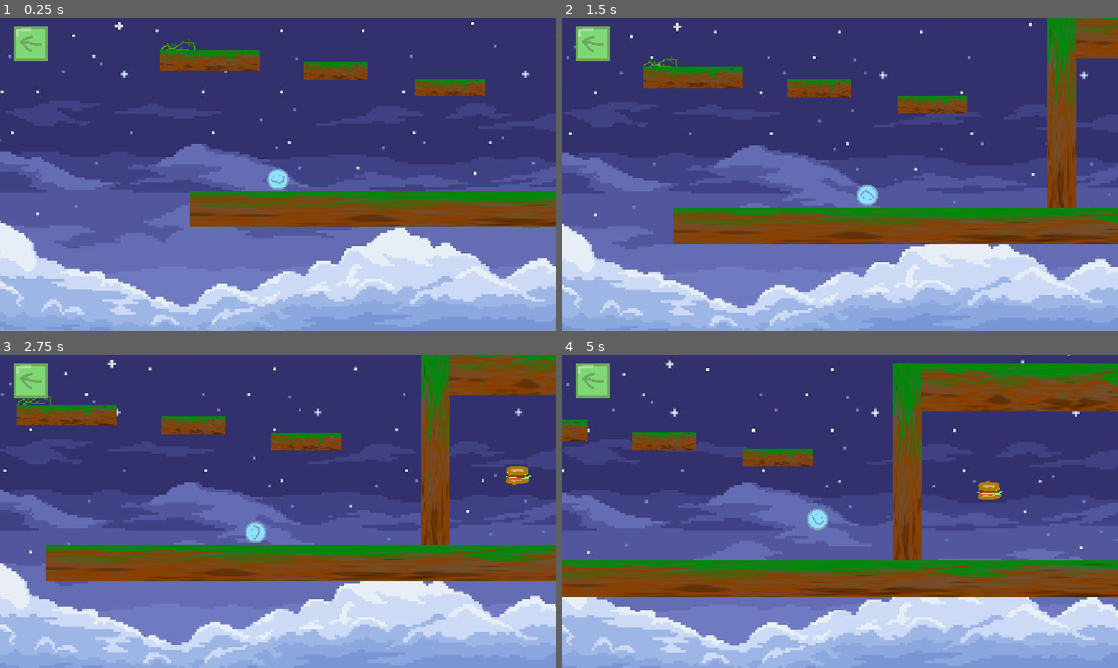
Above: before the commit, frames 1-4 (two rows, left to right).
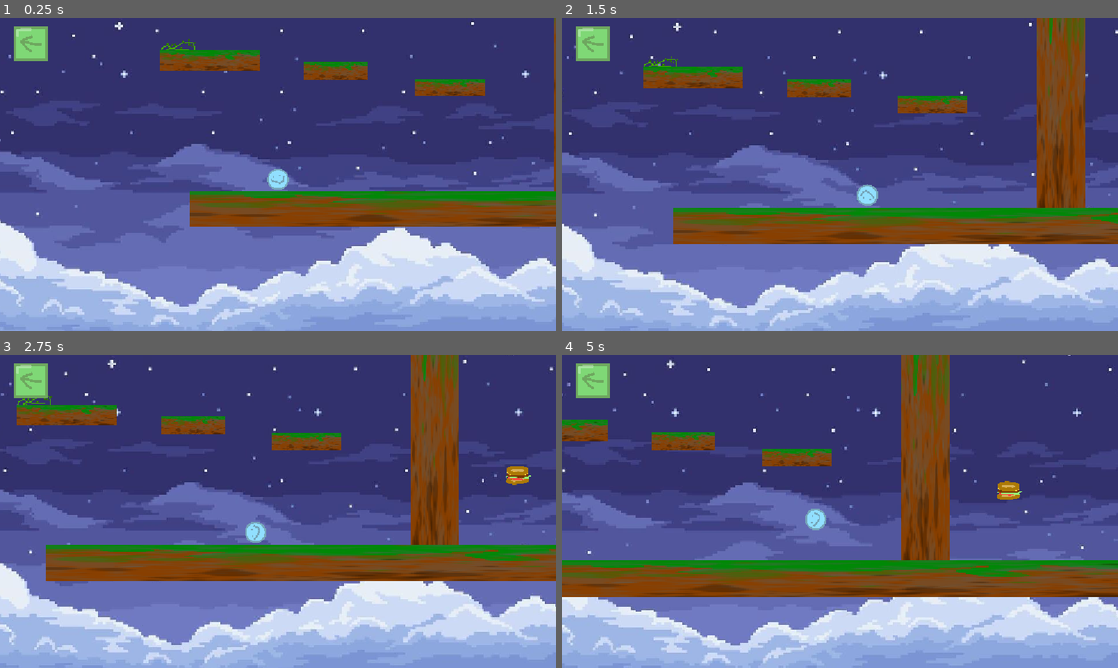
Above: after the commit, the same moments.

Repository: Guyiy1324/Jumpe-r-r-r-r-r-r-r-r
Game: Godot game, scene res://Scenes/map.tscn
Two runs of this game, one before a commit and one after it. Both use one fixed random seed, a clock stepped at 60 frames per second and the inputs below. This scene is started directly instead of the project's main scene.
Inputs (mouse positions are in pixels of both pictures, inside the frame that each line leads up to):
- Up to frame 1 (0.25 s): no input
- Up to frame 2 (1.5 s): move the mouse to (962, 158) at 0.52 s; hold Right (ui_right) from 0.53 s (still down); tap Space (Jump) at 0.6, 0.77, 1.07, 1.35 s; move the mouse to (728, 190) at 1.27 s
- Up to frame 3 (2.75 s): tap Space (Jump) at 1.52, 1.82, 2.1 s; move the mouse to (333, 442) at 2.02 s; release Right (ui_right) at 2.03 s; hold Left (ui_left) from 2.03 s (still down)
- Up to frame 4 (5 s): move the mouse to (812, 574) at 2.77 s; release Left (ui_left) at 2.78 s; hold Right (ui_right) 2.78-4.28 s; tap Space (Jump) at 2.85, 3.02, 3.32, 3.6, 3.77, 4.07, 4.35, 4.52, 4.82 s; move the mouse to (1006, 558) at 3.52 s; move the mouse to (673, 464) at 4.27 s; hold Left (ui_left) from 4.28 s (still down)

The runs differ from the first frame. In frame 1, 0.2% of the frame differs, in the area x 99-100%, y 0-56%; in frame 2, 4.4%; in frame 3, 5.9%; in frame 4, 15%, in the area x 0-100%, y 0-99%.

Commit message:
it works

Diff:
--- a/jump-e-r/Scenes/map.tscn
+++ b/jump-e-r/Scenes/map.tscn
@@ -23,6 +23,7 @@
 "
 
 [sub_resource type="RectangleShape2D" id="RectangleShape2D_wijl4"]
+size = Vector2(19.779003, 20)
 
 [sub_resource type="WorldBoundaryShape2D" id="WorldBoundaryShape2D_w7jjh"]
 distance = -467.0
@@ -56,7 +57,7 @@
 script = SubResource("GDScript_np2xp")
 
 [node name="Wall 1" type="StaticBody2D" parent="Section 1"]
-position = Vector2(2364, -1662.9999)
+position = Vector2(2403, -2135)
 scale = Vector2(-0.55796134, 5.039429)
 collision_layer = 3
 collision_mask = 3
@@ -69,7 +70,7 @@
 texture = ExtResource("1_c7s6e")
 
 [node name="Wall 2" type="StaticBody2D" parent="Section 1"]
-position = Vector2(2912, -1545)
+position = Vector2(2951, -2017)
 scale = Vector2(0.52429444, 12.794328)
 collision_layer = 3
 collision_mask = 3
@@ -82,9 +83,9 @@
 texture = ExtResource("1_c7s6e")
 
 [node name="Plat form" type="StaticBody2D" parent="Section 1"]
-position = Vector2(1249, -311)
+position = Vector2(1244.9999, -549.99994)
 rotation = -3.1415927
-scale = Vector2(0.46750772, -3.3631048)
+scale = Vector2(0.77976084, -5.1707826)
 collision_layer = 3
 collision_mask = 3
 
@@ -98,6 +99,23 @@
 scale = Vector2(1, 1.00398)
 texture = ExtResource("1_c7s6e")
 
+[node name="Plat form" type="StaticBody2D" parent="Section 1/Plat form"]
+position = Vector2(-1519.7002, -68.84836)
+rotation = -3.1415927
+scale = Vector2(0.75701046, -0.4655478)
+collision_layer = 3
+collision_mask = 3
+
+[node name="CollisionShape2D" type="CollisionShape2D" parent="Section 1/Plat form/Plat form"]
+position = Vector2(0, 1.7840652)
+scale = Vector2(13, 13)
+shape = SubResource("RectangleShape2D_wijl4")
+
+[node name="Sprite2D" type="Sprite2D" parent="Section 1/Plat form/Plat form"]
+position = Vector2(0, 0.5094452)
+scale = Vector2(1, 1.00398)
+texture = ExtResource("1_c7s6e")
+
 [node name="Platform little 2" type="StaticBody2D" parent="Section 1"]
 position = Vector2(242, -420.99997)
 scale = Vector2(1.0326793, 0.29627547)
@@ -136,13 +154,14 @@
 texture = ExtResource("1_c7s6e")
 
 [node name="Floor" type="StaticBody2D" parent="Section 1"]
-position = Vector2(1891.0001, -643)
+position = Vector2(1928, -1114)
 scale = Vector2(4.5387645, 0.7640735)
 collision_layer = 3
 collision_mask = 3
 
 [node name="CollisionShape2D" type="CollisionShape2D" parent="Section 1/Floor"]
-scale = Vector2(13, 13)
+position = Vector2(-1.4364929, 0)
+scale = Vector2(12.999999, 13)
 shape = SubResource("RectangleShape2D_wijl4")
 
 [node name="Sprite2D" type="Sprite2D" parent="Section 1/Floor"]
@@ -190,7 +209,7 @@
 [node name="Marker2D" type="Marker2D" parent="."]
 
 [node name="WinCondition" parent="." instance=ExtResource("5_np2xp")]
-position = Vector2(1464, -2809)
+position = Vector2(1503, -3281)
 
 [node name="Hamburgoer" parent="." instance=ExtResource("8_6q3n4")]
 position = Vector2(1588, -209)
@@ -200,7 +219,7 @@
 scale = Vector2(0.09961599, 0.09961599)
 
 [node name="Boucne2" parent="." instance=ExtResource("7_6q3n4")]
-position = Vector2(2371.0002, -2349)
+position = Vector2(2410.0002, -2821)
 scale = Vector2(0.09961599, 0.09961599)
 
 [node name="Boucne3" parent="." instance=ExtResource("7_6q3n4")]
--- a/jump-e-r/Scripts/player.tres.gd
+++ b/jump-e-r/Scripts/player.tres.gd
@@ -1,105 +1,295 @@
 extends CharacterBody2D
+
 
 @onready var audio_stream_player: AudioStreamPlayer = $AudioStreamPlayer
 @onready var ball_sprite: Sprite2D = $Sprite2D
 @onready var collision_shape: CollisionShape2D = $CollisionShape2D
 @onready var death_particles: CPUParticles2D = $DeathParticles
 @onready var death_sound: AudioStreamPlayer = $DeathSound
-@onready var ball_radius: float = (collision_shape.shape as CircleShape2D).radius * collision_shape.scale.x
+
+@onready var ball_radius: float = (
+	(collision_shape.shape as CircleShape2D).radius
+	* collision_shape.scale.x
+)
+
 
 const SPEED: float = 500.0
 const ACCELERATION: float = 3500.0
 const DECELERATION: float = 3000.0
 const JUMP_VELOCITY: float = -600.0
+
 const WALL_REBOUND_SPEED: float = 700.0
 const WALL_INPUT_LOCK_TIME: float = 0.2
 const WALL_REBOUND_DECELERATION: float = 1500.0
+const MAX_WALL_SLIDE_SPEED: float = 180.0
+
+# Allows Jump to be pressed slightly before wall contact.
+const JUMP_BUFFER_TIME: float = 0.12
+
+# The player must fall below the previous wall-jump height
+# before jumping from that same wall again.
+const SAME_WALL_DROP_DISTANCE: float = 8.0
+
+
+@export var jump_velocity: float = 400.0
+
 
 var wall_rebounding: bool = false
 var wall_input_lock_remaining: float = 0.0
 var wall_jump_normal_x: float = 0.0
-var last_wall_jump_height: float = 0.0
+
+var jump_buffer_remaining: float = 0.0
+var is_dead: bool = false
+
+# Same-wall neutral-jump prevention.
 var has_wall_jumped: bool = false
-var is_dead: bool = false
+var previous_wall_normal_x: float = 0.0
+var previous_wall_jump_y: float = 0.0
+var same_wall_jump_unlocked: bool = false
 
 
 func _ready() -> void:
-	ball_sprite.scale = Vector2.ONE * (ball_radius * 2.0 / ball_sprite.texture.get_width())
+	# Prevent vertical walls from being classified as floors by
+	# CharacterBody2D's built-in floor detection.
+	floor_max_angle = deg_to_rad(45.0)
+
+	ball_sprite.scale = Vector2.ONE * (
+		ball_radius * 2.0 / ball_sprite.texture.get_width()
+	)
 
 
 func _physics_process(delta: float) -> void:
-	if not is_on_floor():
+	_update_jump_buffer(delta)
+
+	var standing_on_real_floor: bool = _is_real_floor()
+
+	# Apply gravity unless standing on a genuine upward-facing floor.
+	# This ensures the player falls while touching a wall.
+	if not standing_on_real_floor:
 		velocity += get_gravity() * delta
 
-	if is_on_floor():
+	# Automatic bounce only happens on a real floor.
+	if standing_on_real_floor:
 		wall_rebounding = false
 		wall_input_lock_remaining = 0.0
-		has_wall_jumped = false
+
+		_reset_wall_jump_restriction()
+
 		velocity.y = JUMP_VELOCITY
 		audio_stream_player.play()
 
+
 	var direction: float = Input.get_axis("ui_left", "ui_right")
-	wall_input_lock_remaining = maxf(0.0, wall_input_lock_remaining - delta)
-	if (wall_input_lock_remaining > 0.0 or (has_wall_jumped and velocity.y < 0.0)) and direction * wall_jump_normal_x < 0.0:
+
+	wall_input_lock_remaining = maxf(
+		wall_input_lock_remaining - delta,
+		0.0
+	)
+
+
+	# Prevent steering back into the wall immediately after a wall jump.
+	if (
+		wall_input_lock_remaining > 0.0
+		and direction * wall_jump_normal_x < 0.0
+	):
 		direction = 0.0
+
 
 	if wall_rebounding:
 		if direction != 0.0:
 			wall_rebounding = false
 		else:
-			velocity.x = move_toward(velocity.x, 0.0, WALL_REBOUND_DECELERATION * delta)
+			velocity.x = move_toward(
+				velocity.x,
+				0.0,
+				WALL_REBOUND_DECELERATION * delta
+			)
+
 			if is_zero_approx(velocity.x):
 				wall_rebounding = false
+
+
 	if not wall_rebounding:
-		var acceleration: float = ACCELERATION if direction != 0.0 else DECELERATION
-		velocity.x = move_toward(velocity.x, direction * SPEED, acceleration * delta)
+		var acceleration: float = (
+			ACCELERATION if direction != 0.0 else DECELERATION
+		)
+
+		velocity.x = move_toward(
+			velocity.x,
+			direction * SPEED,
+			acceleration * delta
+		)
+
+
 	move_and_slide()
+
 	ball_sprite.rotate(get_position_delta().x / ball_radius)
 
-	if Input.is_action_just_pressed("Jump") and is_on_wall() and not is_on_floor():
-		var wall_normal: Vector2 = get_wall_normal()
-		var same_wall_side: bool = has_wall_jumped and wall_normal.x * wall_jump_normal_x > 0.0
-		if not same_wall_side or global_position.y >= last_wall_jump_height:
-			wall_jump_normal_x = wall_normal.x
-			last_wall_jump_height = global_position.y
-			has_wall_jumped = true
-			wall_input_lock_remaining = WALL_INPUT_LOCK_TIME
-			velocity.y = JUMP_VELOCITY
-			velocity.x = wall_normal.x * WALL_REBOUND_SPEED
-			wall_rebounding = true
-			audio_stream_player.play()
-
-@export var jump_velocity: float = 400.0
-
-func bounce(bounce_velocity: float = jump_velocity * 3.0) -> void:
+
+	# Wall sliding.
+	#
+	# Positive velocity.y means falling. This limits falling speed without
+	# stopping gravity. Negative velocity.y is preserved for wall jumps.
+	if is_on_wall() and not _is_real_floor():
+		velocity.y = minf(
+			velocity.y,
+			MAX_WALL_SLIDE_SPEED
+		)
+
+
+	# A same-wall jump becomes available only after the player has
+	# actually fallen below the previous jump height.
+	if (
+		has_wall_jumped
+		and velocity.y > 0.0
+		and global_position.y
+			>= previous_wall_jump_y + SAME_WALL_DROP_DISTANCE
+	):
+		same_wall_jump_unlocked = true
+
+
+	_try_wall_jump()
+
+
+func _update_jump_buffer(delta: float) -> void:
+	if Input.is_action_just_pressed("Jump"):
+		jump_buffer_remaining = JUMP_BUFFER_TIME
+	else:
+		jump_buffer_remaining = maxf(
+			jump_buffer_remaining - delta,
+			0.0
+		)
+
+
+func _try_wall_jump() -> void:
+	if jump_buffer_remaining <= 0.0:
+		return
+
+	if not is_on_wall():
+		return
+
+	if _is_real_floor():
+		return
+
+	var wall_normal: Vector2 = get_wall_normal()
+	var current_wall_side: float = signf(wall_normal.x)
+
+	if is_zero_approx(current_wall_side):
+		return
+
+
+	var touching_same_wall: bool = (
+		has_wall_jumped
+		and is_equal_approx(
+			current_wall_side,
+			previous_wall_normal_x
+		)
+	)
+
+
+	# First wall jump: allowed immediately.
+	# Opposite wall: allowed immediately.
+	# Same wall: allowed only after falling below the previous
+	# wall-jump height.
+	var can_wall_jump: bool = (
+		not has_wall_jumped
+		or not touching_same_wall
+		or same_wall_jump_unlocked
+	)
+
+
+	if not can_wall_jump:
+		# Consume the input so holding Jump cannot repeatedly
+		# trigger a neutral wall jump.
+		jump_buffer_remaining = 0.0
+		return
+
+
+	jump_buffer_remaining = 0.0
+
+	wall_jump_normal_x = current_wall_side
+
+	previous_wall_normal_x = current_wall_side
+	previous_wall_jump_y = global_position.y
+
+	has_wall_jumped = true
+	same_wall_jump_unlocked = false
+
+	wall_input_lock_remaining = WALL_INPUT_LOCK_TIME
+
+	velocity.y = JUMP_VELOCITY
+	velocity.x = current_wall_side * WALL_REBOUND_SPEED
+	wall_rebounding = true
+
+	audio_stream_player.play()
+
+
+func _is_real_floor() -> bool:
+	if not is_on_floor():
+		return false
+
+	# A real floor points upward. A vertical wall points sideways.
+	return get_floor_normal().dot(Vector2.UP) >= 0.7
+
+
+func _reset_wall_jump_restriction() -> void:
+	has_wall_jumped = false
+	previous_wall_normal_x = 0.0
+	previous_wall_jump_y = 0.0
+	same_wall_jump_unlocked = false
+
+
+func bounce(
+	bounce_velocity: float = jump_velocity * 3.0
+) -> void:
 	if is_dead:
 		return
+
 	wall_rebounding = false
 	wall_input_lock_remaining = 0.0
-	has_wall_jumped = false
+	wall_jump_normal_x = 0.0
+	jump_buffer_remaining = 0.0
+
+	_reset_wall_jump_restriction()
+
 	velocity.y = -bounce_velocity
 
 
 func die(respawn_position: Vector2) -> void:
 	if is_dead:
 		return
+
 	is_dead = true
 	set_physics_process(false)
+
 	velocity = Vector2.ZERO
+
 	ball_sprite.hide()
 	collision_shape.set_deferred("disabled", true)
+
 	audio_stream_player.stop()
-	death_sound.play()
+
+	# death_sound.play()
 	death_particles.restart()
+
 	await get_tree().create_timer(2.0).timeout
+
 	global_position = respawn_position
+
 	await get_tree().physics_frame
 	await get_tree().physics_frame
+
 	wall_rebounding = false
 	wall_input_lock_remaining = 0.0
-	has_wall_jumped = false
+	wall_jump_normal_x = 0.0
+	jump_buffer_remaining = 0.0
+
+	_reset_wall_jump_restriction()
+
 	ball_sprite.rotation = 0.0
 	ball_sprite.show()
+
 	collision_shape.set_deferred("disabled", false)
+
 	is_dead = false
 	set_physics_process(true)
